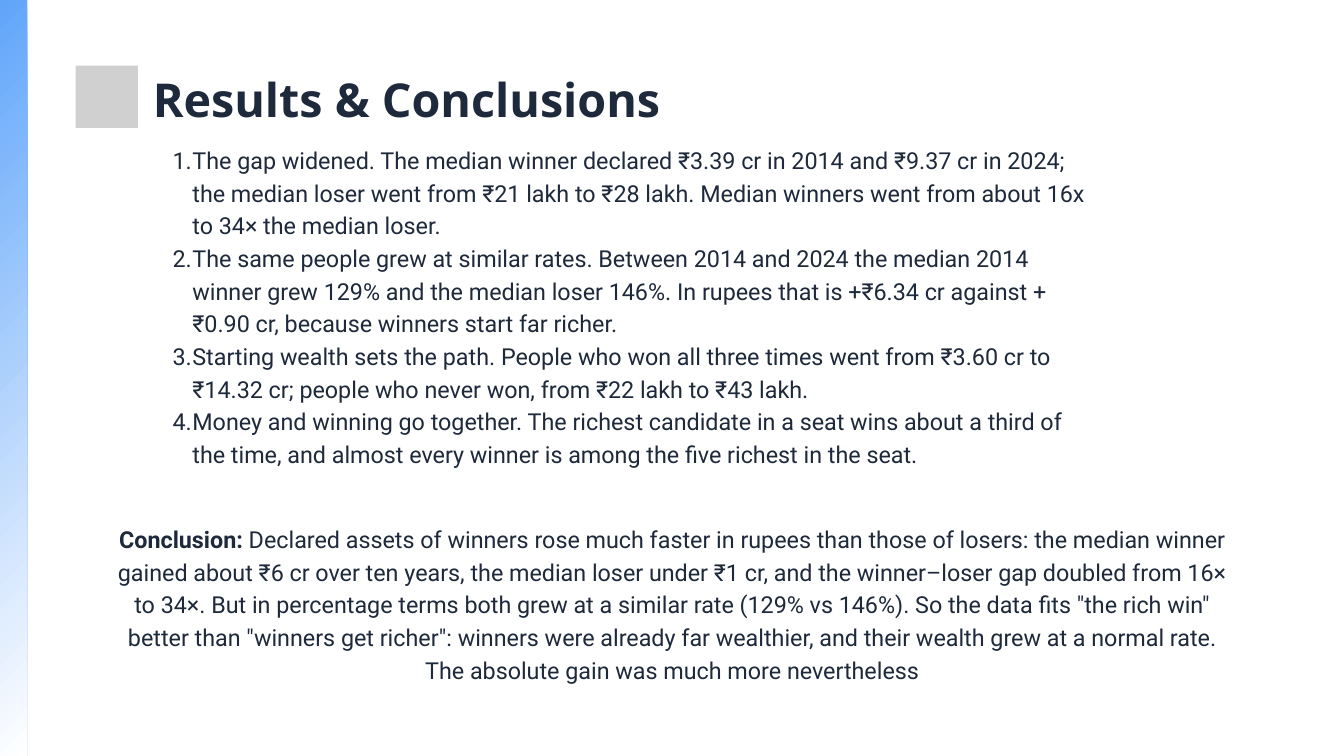
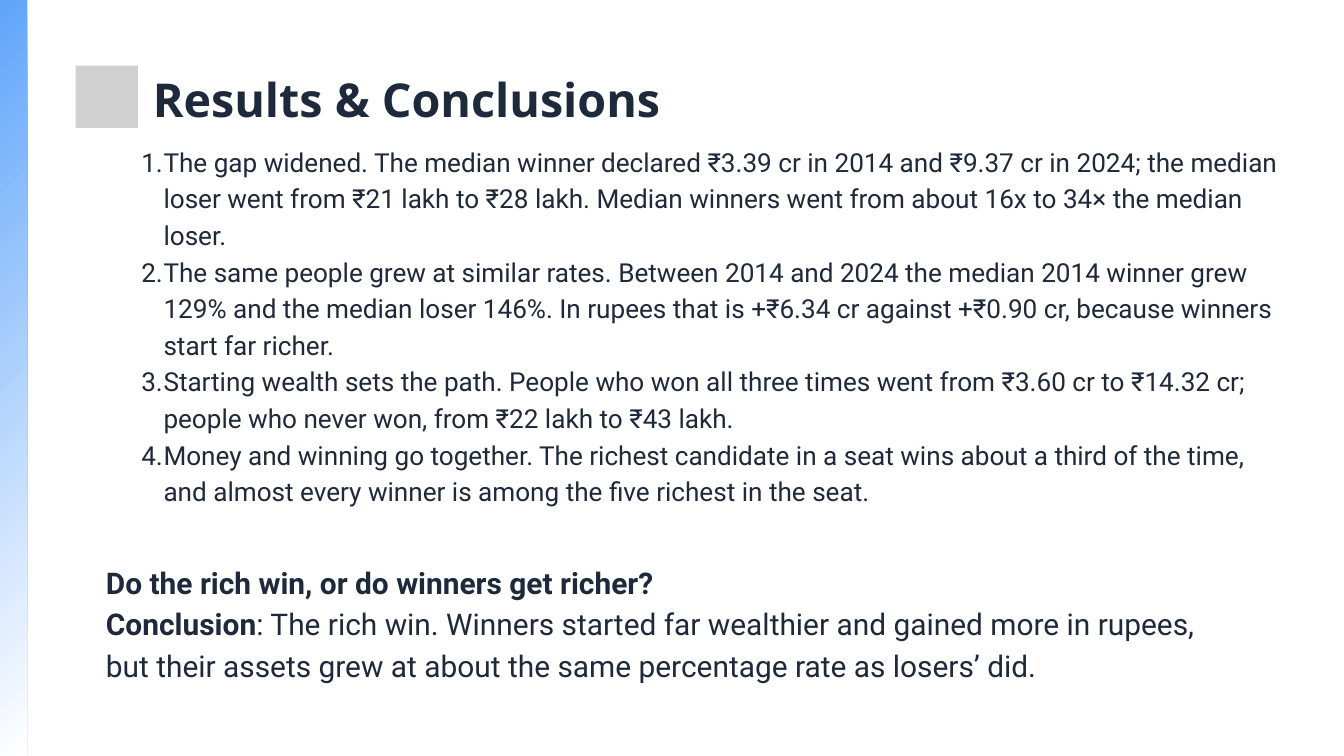
Before and after one commit to Bhupathi-Nithin-Agnihotri/DCV-Project, a slide deck: slide 13 of DCV-Project.pptx. Drawn at 1344x756 pixels with LibreOffice and Linux fonts; fonts in the diff are those of the drawing; grey boxes stand for pictures. Boxes give left, top, right and bottom in pixels: in the first picture for what was removed or moved away, otherwise in the second. Text is boxed around its words. In the diff, an @@ line names an element or a change of style, - is before the commit and + after.

```diff
--- a/DCV-Project.pptx
+++ b/DCV-Project.pptx
@@ text "The gap widened. The median ...": place and size @@
-text "The gap widened. The median ..." at (173, 151, 1085, 468)
+text "The gap widened. The median ..." at (141, 152, 1277, 507)
@@ text "The gap widened. The median ..." at (141, 152, 1277, 507): size 25 to 28 pt; indent changed; line spacing 35pt to 39.2pt @@
@@ text at (106, 571, 1194, 684): text changed; size 25 to 32 pt @@
-Conclusion: Declared assets of winners rose much faster in rupees than those of losers: the median winner gained about ₹6 cr over ten years, the median loser under ₹1 cr, and the winner–loser gap doubled from 16× to 34×. But in percentage terms both grew at a similar rate (129% vs 146%). So the data fits "the rich win" better than "winners get richer": winners were already far wealthier, and their wealth grew at a normal rate. The absolute gain was much more nevertheless
+Do the rich win, or do winners get richer?
+Conclusion: The rich win. Winners started far wealthier and gained more in rupees, but their assets grew at about the same percentage rate as losers’ did.
```
Also in this commit, not shown: 10 other slides changed, 1 other file.
